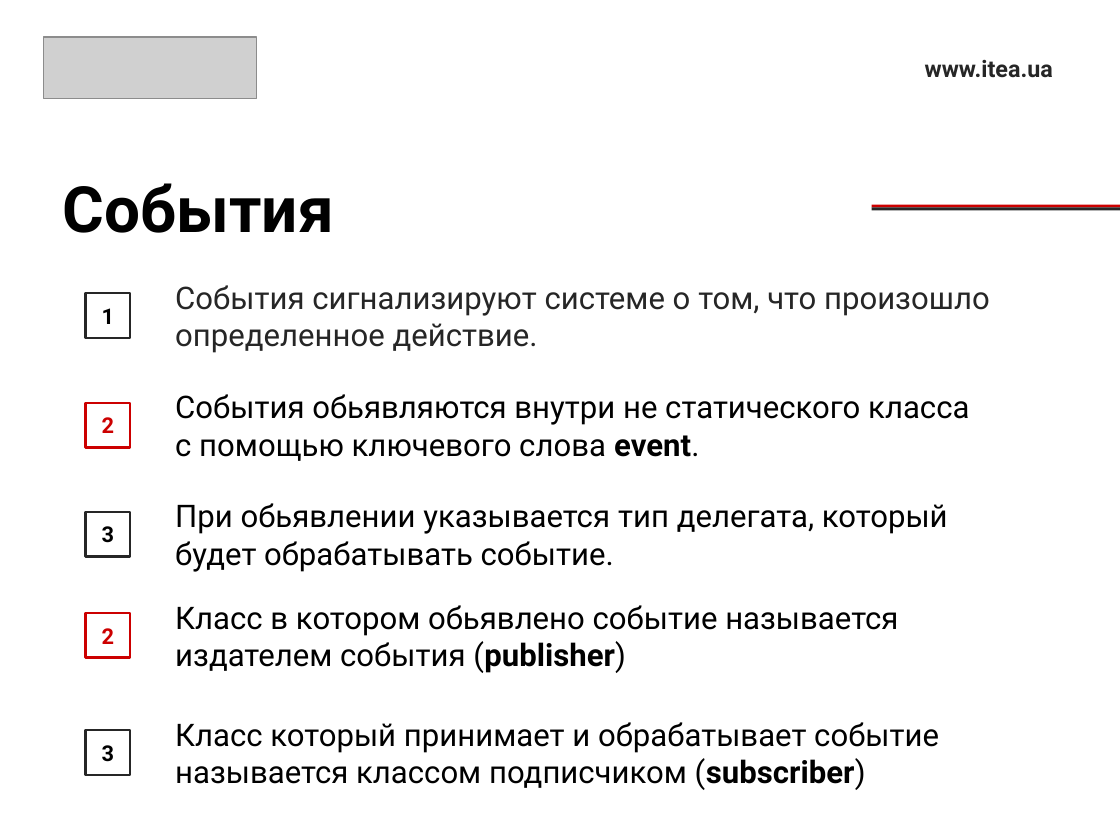
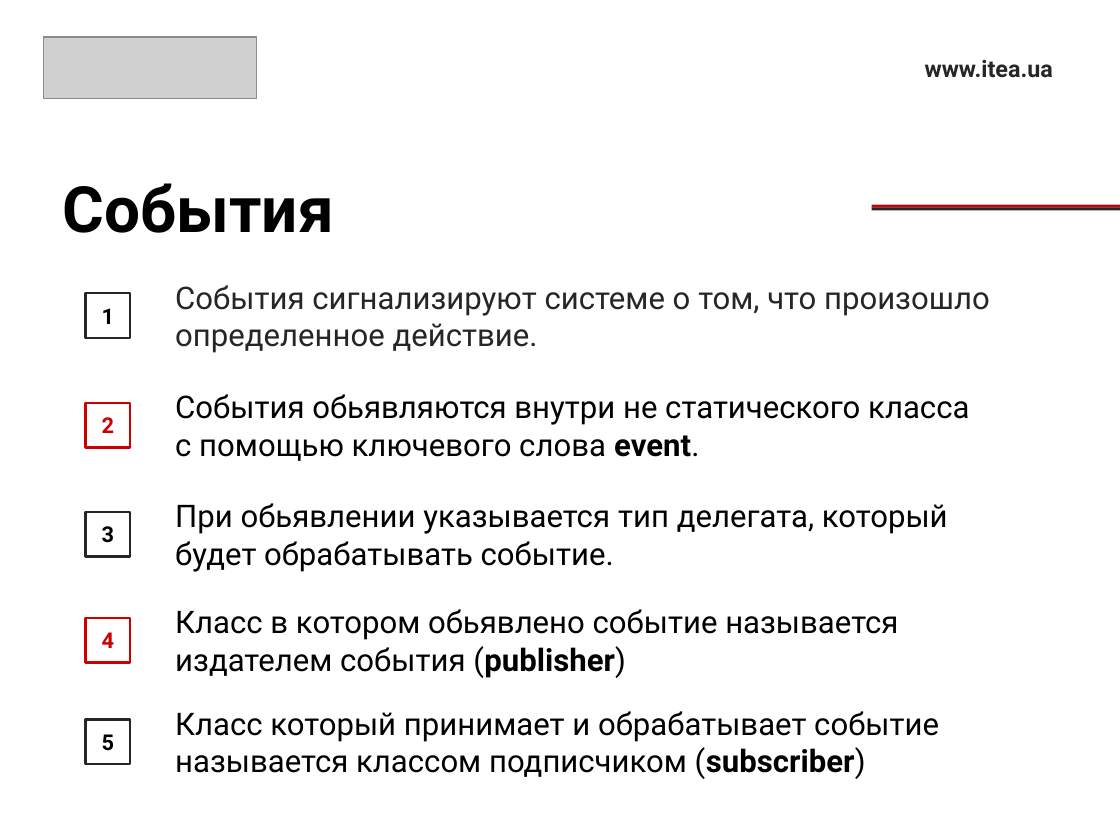
Before and after one commit to RusyaOne/CSharpAdvanced---19.01.2021, a slide deck: slide 7 of 4.DelegatesAndEvents/DelegatesAndEvents.pptx. Drawn at 1120x840 pixels with LibreOffice and Linux fonts; fonts in the diff are those of the drawing; grey boxes stand for pictures. Boxes give left, top, right and bottom in pixels: in the first picture for what was removed or moved away, otherwise in the second. Text is boxed around its words. In the diff, an @@ line names an element or a change of style, - is before the commit and + after.

```diff
--- a/4.DelegatesAndEvents/DelegatesAndEvents.pptx
+++ b/4.DelegatesAndEvents/DelegatesAndEvents.pptx
@@ text "Класс в котором обьявлено событие ...": place and size @@
-text "Класс в котором обьявлено событие ..." at (175, 605, 898, 673)
+text "Класс в котором обьявлено событие ..." at (175, 609, 898, 678)
@@ rectangle "4": place and size @@
-rectangle "4" at (85, 613, 130, 657)
+rectangle "4" at (85, 618, 130, 663)
@@ text in rectangle at (102, 632, 114, 648): text changed @@
-2
+4
@@ text "Класс который принимает и обрабатывает ...": place and size @@
-text "Класс который принимает и обрабатывает ..." at (175, 722, 939, 790)
+text "Класс который принимает и обрабатывает ..." at (175, 711, 939, 779)
@@ rectangle "5": place and size @@
-rectangle "5" at (85, 730, 130, 775)
+rectangle "5" at (85, 719, 130, 764)
@@ text in rectangle at (102, 734, 114, 751): text changed @@
-3
+5
```
Also in this commit, not shown: 1 other slide changed, 6 other files.
